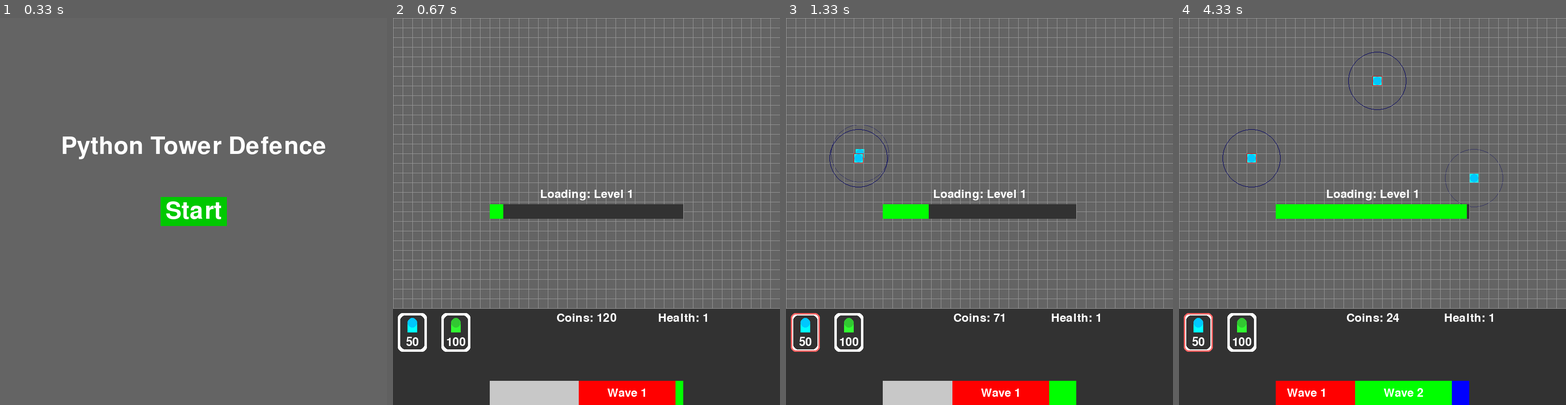
Above: before the commit, frames 1-4 (left to right).
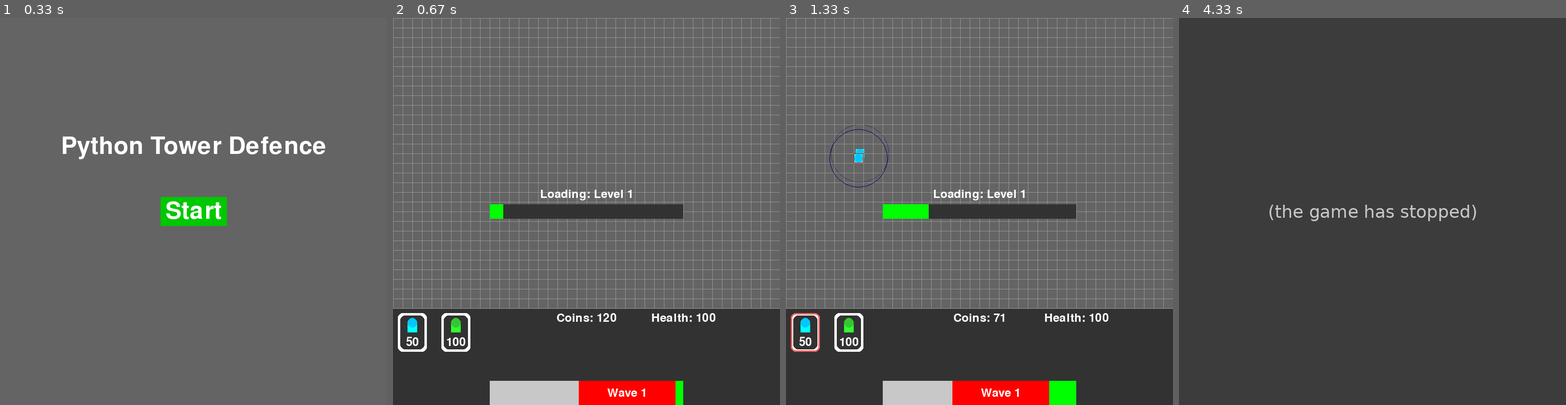
Above: after the commit, the same moments.

Repository: jay1905/pygame-tower-defence
Game: pygame game, started from main.py
The game is run twice, just before and just after one commit, with the same random seed, the same clock (stepped at 60 frames per second) and the same inputs.
Inputs (mouse positions are in pixels of both pictures, inside the frame that each line leads up to):
- Up to frame 1 (0.33 s): no input
- Up to frame 2 (0.67 s): click (586, 211) at 0.38 s
- Up to frame 3 (1.33 s): click "50" at 0.72 s; click (859, 153) at 1.05 s
- Up to frame 4 (4.33 s): click (1515, 346) at 1.38 s; click (1380, 79) at 1.72 s; click (1353, 312) at 2.05 s; click (1360, 145) at 2.38 s; click (1318, 130) at 2.72 s; click (1473, 176) at 3.05 s

Frame 1 is identical in both runs. In frame 2, 0.2% of the frame differs, in the area x 66-84%, y 76-79%; in frame 3, 0.2%; in frame 4, 79%, in the area x 0-100%, y 0-100%.
Error after the commit: AttributeError: 'Level' object has no attribute 'level_time' (hud.py line 114); the game stopped at 3.7 s (later frames are placeholders)

Commit message:
Move the wave bar to the HUD

Diff:
--- a/hud.py
+++ b/hud.py
@@ -1,6 +1,11 @@
 import pygame
-from config import CELL_SIZE, SCREEN_WIDTH, SCREEN_HEIGHT, HUD_BACKGROUND_COLOR, TOWER_WIDTH
+from config import (CELL_SIZE, SCREEN_WIDTH, SCREEN_HEIGHT, HUD_BACKGROUND_COLOR, TOWER_WIDTH,
+                    LOADING_BAR_WIDTH, LOADING_BAR_HEIGHT, LOADING_BAR_COLOR, LOADING_BAR_BG_COLOR, LOADING_BAR_POSITION,
+                    SEGMENT_WIDTH, BAR_HEIGHT, BAR_COLORS, BAR_BG_COLOR, BAR_POSITION
+                  )
 from tower_card import TowerCard
+
+CLIP_RECT = pygame.Rect(SCREEN_WIDTH // 4, SCREEN_HEIGHT - 50, SCREEN_WIDTH // 2, 50)
 
 class Hud:
   def __init__(self, screen):
@@ -9,8 +14,13 @@
     self.background = pygame.Rect(0, SCREEN_HEIGHT - 200, SCREEN_WIDTH, 200)
     self.selected_card = None
     self.coins = 120
-    self.health = 1
+    self.health = 100
     self.game_over = False
+    self.levels = []
+    self.current_level = 0
+    self.enemy_manager = None
+    self.background_layer = pygame.Surface((SCREEN_WIDTH // 2 , 50))
+    self.bar_movement_speed = 1
     self.tower_cards = [
       TowerCard((10, SCREEN_HEIGHT - 200 + 10), (0, 255, 255), (0, 200, 255), 50),
       TowerCard((100, SCREEN_HEIGHT - 200 + 10), (50, 250, 50), (50, 200, 50), 100)]
@@ -61,6 +71,13 @@
       pygame.draw.circle(self.screen, self.selected_card.color_top, (pos[0], pos[1]), TOWER_WIDTH // 2)
        # range circle
       pygame.draw.circle(self.screen, (50, 50, 100), (pos[0], pos[1]), self.selected_card.range, 1)
+     # Set the clipping region
+    self.screen.set_clip(CLIP_RECT)
+    self.background_layer.fill((200, 200, 200))  # Fill with a background color
+    self.screen.blit(self.background_layer, (SCREEN_WIDTH // 4, SCREEN_HEIGHT - 50))
+    self.draw_moving_bar()
+    # Reset the clipping region
+    self.screen.set_clip(None)
 
   def handle_click(self, pos):
     for tower in self.tower_cards:
@@ -75,3 +92,31 @@
           tower.selected = True
           self.selected_card = tower
         break
+
+  def draw_moving_bar(self):
+    # Draw the background of the bar
+    pygame.draw.rect(self.screen, BAR_BG_COLOR, (*BAR_POSITION, SEGMENT_WIDTH * len(self.levels), BAR_HEIGHT))
+
+    # Draw each color segment
+    for i, level in enumerate(self.levels):
+      segment_start = BAR_POSITION[0] + i * SEGMENT_WIDTH
+      pygame.draw.rect(self.screen, level.color, (segment_start, BAR_POSITION[1], SEGMENT_WIDTH, BAR_HEIGHT))
+        # Draw the wave count text
+      wave_text = self.font.render(f"Wave {i + 1}", True, (255, 255, 255))
+      wave_text_rect = wave_text.get_rect(center=(segment_start + SEGMENT_WIDTH // 2, BAR_POSITION[1] + BAR_HEIGHT // 2))
+      self.screen.blit(wave_text, wave_text_rect)
+
+    # Check if the segment reaches the start of the mask
+    if BAR_POSITION[0] + (self.current_level * SEGMENT_WIDTH) <= SCREEN_WIDTH // 4:
+      # Spawn the next wave
+      self.current_level += 1
+      self.enemy_manager.spawn_wave(self.current_level)
+      self.set_bar_moving_spead(self.levels[self.current_level].level_time)
+    # Move the bar from right to left
+    BAR_POSITION[0] -= self.bar_movement_speed
+
+  def set_bar_moving_spead(self, level_time):
+    # Calculate movement speed based on level time
+    total_frames = level_time * 60
+    movement_speed = SEGMENT_WIDTH / total_frames
+    self.bar_movement_speed = movement_speed
--- a/main.py
+++ b/main.py
@@ -38,12 +38,6 @@
 restart_button_text = menu_font.render("Restart", True, (255, 255, 255))
 restart_button_rect = restart_button_text.get_rect(center=(SCREEN_WIDTH // 2, SCREEN_HEIGHT // 2))
 
-# Define the clipping region (selected area)
-CLIP_RECT = pygame.Rect(SCREEN_WIDTH // 4, SCREEN_HEIGHT - 50, SCREEN_WIDTH // 2, 50)
-
-# Create surfaces for different layers
-background_layer = pygame.Surface((SCREEN_WIDTH // 2 , 50))
-
 def update():
   enemy_manager.update()
   tower_manager.update(enemy_manager.enemies)
@@ -53,15 +47,6 @@
   screen.fill((100, 100, 100))
   hud.draw()
   grid.draw()
-
-  # Set the clipping region
-  screen.set_clip(CLIP_RECT)
-  background_layer.fill((200, 200, 200))  # Fill with a background color
-  screen.blit(background_layer, (SCREEN_WIDTH // 4, SCREEN_HEIGHT - 50))
-  # Draw the moving bar
-  draw_moving_bar(screen)
-  # Reset the clipping region
-  screen.set_clip(None)
 
 def draw_loading_bar(screen, progress):
   # Draw the background of the loading bar
@@ -75,27 +60,6 @@
   coins_text = font.render(f"Loading: Level 1", True, (255, 255, 255))
   coins_text_rect = coins_text.get_rect(center=(LOADING_BAR_POSITION[0] + LOADING_BAR_WIDTH // 2, LOADING_BAR_POSITION[1] - 20))
   screen.blit(coins_text, coins_text_rect)
-
-def draw_moving_bar(screen):
-  # Draw the background of the bar
-  pygame.draw.rect(screen, BAR_BG_COLOR, (*BAR_POSITION, SEGMENT_WIDTH * len(level_manager.levels), BAR_HEIGHT))
-
-  # Draw each color segment
-  for i, level in enumerate(level_manager.levels):
-    segment_start = BAR_POSITION[0] + i * SEGMENT_WIDTH
-    pygame.draw.rect(screen, level.color, (segment_start, BAR_POSITION[1], SEGMENT_WIDTH, BAR_HEIGHT))
-      # Draw the wave count text
-    wave_text = font.render(f"Wave {i + 1}", True, (255, 255, 255))
-    wave_text_rect = wave_text.get_rect(center=(segment_start + SEGMENT_WIDTH // 2, BAR_POSITION[1] + BAR_HEIGHT // 2))
-    screen.blit(wave_text, wave_text_rect)
-
-  # Check if the segment reaches the start of the mask
-  if BAR_POSITION[0] + (level_manager.current_level * SEGMENT_WIDTH) <= SCREEN_WIDTH // 4:
-    # Spawn the next wave
-    level_manager.current_level += 1
-    enemy_manager.spawn_wave(level_manager.current_level)
-  # Move the bar from right to left
-  BAR_POSITION[0] -= 1
 
 def draw_main_menu(screen):
   screen.fill((100, 100, 100))
@@ -133,6 +97,8 @@
     [4, BAR_COLORS[0]]
   ])
   enemy_manager.rows = grid.rows
+  hud.levels = level_manager.levels
+  hud.enemy_manager = enemy_manager
 
   while running:
     clock.tick(60)
@@ -184,7 +150,12 @@
         progress = level_loading / 240
         draw_loading_bar(screen, progress)
       elif level_loaded == False:
-        enemy_manager.update_enemy_spawner(level_manager.levels[0].spawn_points, level_manager.levels[0].enemy_types, level_manager.levels[0].spawn_speed)
+        print("Level updated")
+        enemy_manager.update_enemy_spawner(level_manager.levels[0].spawn_points,
+                                           level_manager.levels[0].enemy_types,
+                                           level_manager.levels[0].spawn_speed,
+                                           level_manager.levels[0].enemy_spawn_times,
+                                           level_manager.levels[0].level_time)
         level_loaded = True
 
     # Update the display
